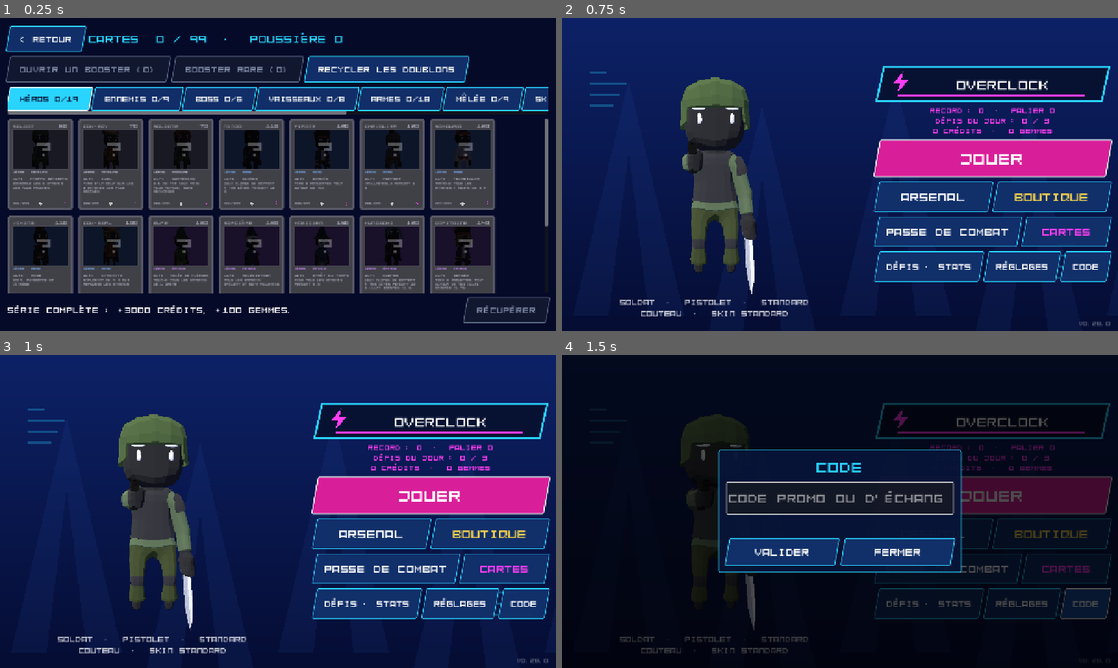
Above: before the commit, frames 1-4 (two rows, left to right).
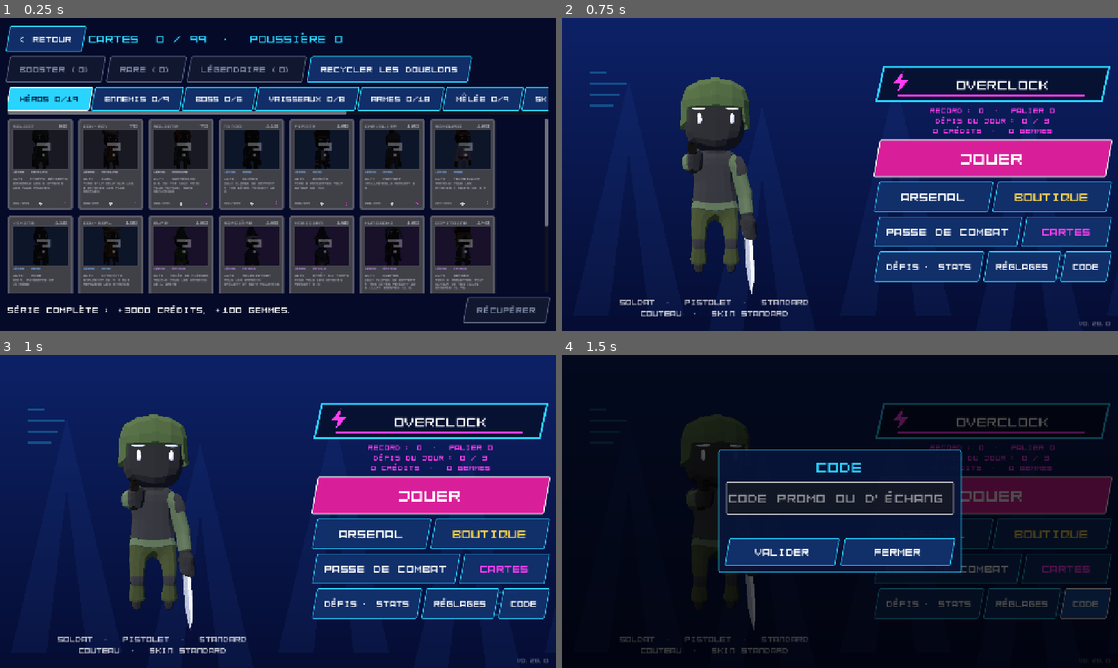
Above: after the commit, the same moments.

Repository: mariusortiz/overclock
Game: Godot game, scene res://scenes/cards.tscn
Same seed, same stepped clock (60 frames per second), same inputs: the game is played once before the commit and once after it. This scene is started directly instead of the project's main scene. Sound files missing from this copy of the repository are replaced by a short silence.
Inputs:
- Up to frame 1 (0.25 s): no input
- Up to frame 2 (0.75 s): click "< RETOUR" at 0.5 s
- Up to frame 3 (1 s): no input
- Up to frame 4 (1.5 s): click "CODE" at 1.25 s

The runs differ from the first frame. In frame 1, 1.0% of the frame differs, in the area x 3-85%, y 12-21%; in frame 2, nothing differs; in frame 3, nothing differs; in frame 4, nothing differs.

Commit message:
Cards: a legendary booster, legendary or better one time in two
Sold 20 000 credits or 1500 gems; its last card is legendary or better
one time in two, rare or epic otherwise. Purple pack, its own button in
the album.

Co-Authored-By: Claude Opus 5.5 <noreply@anthropic.com>
Claude-Session: https://claude.ai/code/session_01TMrhLU8C9hMQ3DU14F1G1z

Diff:
--- a/scripts/booster_pack.gd
+++ b/scripts/booster_pack.gd
@@ -81,11 +81,21 @@
 
 
 func _color() -> Color:
-	return Color(0.55, 0.38, 0.05) if kind == "rare" else Color(0.07, 0.12, 0.38)
+	match kind:
+		"rare":
+			return Color(0.55, 0.38, 0.05)
+		"legend":
+			return Color(0.4, 0.05, 0.42)
+	return Color(0.07, 0.12, 0.38)
 
 
 func _accent() -> Color:
-	return GOLD if kind == "rare" else CYAN
+	match kind:
+		"rare":
+			return GOLD
+		"legend":
+			return MAGENTA
+	return CYAN
 
 
 # --- Tearing ------------------------------------------------------------------
@@ -146,7 +156,7 @@
 	var sparks := CPUParticles2D.new()
 	sparks.one_shot = true
 	sparks.explosiveness = 0.85
-	sparks.amount = 60 if kind == "rare" else 40
+	sparks.amount = 40 if kind == "standard" else 70
 	sparks.lifetime = 0.8
 	sparks.position = Vector2(size.x / 2.0, size.y * TEAR_LINE)
 	sparks.emission_shape = CPUParticles2D.EMISSION_SHAPE_RECTANGLE
@@ -202,7 +212,7 @@
 		bolt.append(center + point * size.x * 0.22)
 	_body.draw_colored_polygon(bolt, MAGENTA)
 	_centered(_body, "OVERCLOCK", Vector2(size.x / 2.0, size.y * 0.3), size.x * 0.11, Color.WHITE)
-	_centered(_body, "BOOSTER RARE" if kind == "rare" else "BOOSTER", Vector2(size.x / 2.0, size.y * 0.78), size.x * 0.085, _accent())
+	_centered(_body, {"rare": "BOOSTER RARE", "legend": "LÉGENDAIRE"}.get(kind, "BOOSTER"), Vector2(size.x / 2.0, size.y * 0.78), size.x * 0.085, _accent())
 	_centered(_body, "%d CARTES" % Cards.CARDS_PER_BOOSTER, Vector2(size.x / 2.0, size.y * 0.86), size.x * 0.06, Color(1, 1, 1, 0.8))
 	# The hint arrow, until the tear starts.
 	if _progress < 1.0:
--- a/scripts/card_album.gd
+++ b/scripts/card_album.gd
@@ -78,6 +78,7 @@
 			and (OS.is_debug_build() or OS.has_feature("web")):
 		Cards.give_booster("standard", 3)
 		Cards.give_booster("rare", 3)
+		Cards.give_booster("legend", 3)
 		_refresh()
 
 
@@ -98,10 +99,10 @@
 	title.vertical_alignment = VERTICAL_ALIGNMENT_CENTER
 	_top.add_child(title)
 	var pending := Cards.boosters()
-	var open_standard := _button(_actions, "OUVRIR UN BOOSTER (%d)" % pending.get("standard", 0), _open.bind("standard"), CYAN)
-	open_standard.disabled = pending.get("standard", 0) <= 0
-	var open_rare := _button(_actions, "BOOSTER RARE (%d)" % pending.get("rare", 0), _open.bind("rare"), GOLD)
-	open_rare.disabled = pending.get("rare", 0) <= 0
+	for kind: Array in [["standard", "BOOSTER", CYAN], ["rare", "RARE", GOLD], ["legend", "LÉGENDAIRE", MAGENTA]]:
+		var count: int = pending.get(kind[0], 0)
+		var open := _button(_actions, "%s (%d)" % [kind[1], count], _open.bind(kind[0]), kind[2])
+		open.disabled = count <= 0
 	_button(_actions, "RECYCLER LES DOUBLONS", _recycle)
 
 	for index in Cards.SERIES.size():
@@ -283,10 +284,10 @@
 		return
 	var box := _open_overlay()
 	var title := Label.new()
-	title.text = "BOOSTER RARE" if kind == "rare" else "BOOSTER"
+	title.text = {"rare": "BOOSTER RARE", "legend": "BOOSTER LÉGENDAIRE"}.get(kind, "BOOSTER")
 	title.horizontal_alignment = HORIZONTAL_ALIGNMENT_CENTER
 	title.add_theme_font_size_override("font_size", 34)
-	title.add_theme_color_override("font_color", GOLD if kind == "rare" else CYAN)
+	title.add_theme_color_override("font_color", {"rare": GOLD, "legend": MAGENTA}.get(kind, CYAN))
 	box.add_child(title)
 	var hint := Label.new()
 	hint.text = "Glisse sur le pointillé pour ouvrir"
--- a/scripts/cards.gd
+++ b/scripts/cards.gd
@@ -156,8 +156,9 @@
 ]
 
 const SAVE_KEY := "cards"
-## Boosters waiting to be opened: "standard" (any rarity) and "rare" (its
-## last card rare or better).
+## Boosters waiting to be opened: "standard" (any rarity), "rare" (its
+## last card rare or better) and "legend" (its last card legendary or better
+## one time in two, rare or better otherwise; sold dear in the shop).
 const BOOSTERS_KEY := "boosters"
 const DUST_KEY := "card_dust"
 const CLAIMED_KEY := "card_series_claimed"
@@ -319,29 +320,46 @@
 	SaveData.save_progress(BOOSTERS_KEY, pending)
 	var drawn: Array[Dictionary] = []
 	for slot in CARDS_PER_BOOSTER:
-		var lowest := Rarity.RARE if kind == "rare" and slot == CARDS_PER_BOOSTER - 1 else Rarity.COMMON
-		var card := _draw(lowest)
+		var lowest := Rarity.COMMON
+		var highest := Rarity.MYTHIC
+		if slot == CARDS_PER_BOOSTER - 1:
+			if kind == "rare":
+				lowest = Rarity.RARE
+			elif kind == "legend":
+				# One time in two legendary or better; otherwise rare or epic.
+				if randf() < LEGEND_CHANCE:
+					lowest = Rarity.LEGENDARY
+				else:
+					lowest = Rarity.RARE
+					highest = Rarity.EPIC
+		var card := _draw(lowest, highest)
 		add(card.id)
 		drawn.append(card)
 	return drawn
 
 
+## Chance that a legendary booster's last card is legendary or better.
+const LEGEND_CHANCE := 0.5
+
+
 ## A random card of rarity `lowest` or above, by the rarities' weights.
-static func _draw(lowest: Rarity) -> Dictionary:
+static func _draw(lowest: Rarity, highest := Rarity.MYTHIC) -> Dictionary:
 	var total := 0.0
 	for rarity: Rarity in RARITY:
-		if rarity >= lowest:
+		if rarity >= lowest and rarity <= highest:
 			total += RARITY[rarity].weight
 	var roll := randf() * total
 	var chosen := lowest
 	for rarity: Rarity in RARITY:
-		if rarity < lowest:
+		if rarity < lowest or rarity > highest:
 			continue
 		roll -= RARITY[rarity].weight
 		if roll <= 0.0:
 			chosen = rarity
 			break
 	var pool := CATALOG.filter(func(card: Dictionary) -> bool: return card.rarity == chosen)
+	if pool.is_empty():
+		pool = CATALOG.filter(func(card: Dictionary) -> bool: return card.rarity == lowest)
 	return pool.pick_random()
 
 
--- a/scripts/menu.gd
+++ b/scripts/menu.gd
@@ -54,7 +54,7 @@
 	$Right/Box/PassRow/Pass.pressed.connect(get_tree().change_scene_to_file.bind(PASS_SCENE), CONNECT_DEFERRED)
 	$Right/Box/PassRow/Cards.pressed.connect(get_tree().change_scene_to_file.bind(CARDS_SCENE), CONNECT_DEFERRED)
 	var waiting: Dictionary = Cards.boosters()
-	var boosters: int = waiting.get("standard", 0) + waiting.get("rare", 0)
+	var boosters: int = waiting.get("standard", 0) + waiting.get("rare", 0) + waiting.get("legend", 0)
 	if boosters > 0:
 		$Right/Box/PassRow/Cards.text = "CARTES (%d)" % boosters
 	$Right/Box/Row/Settings.pressed.connect(func() -> void: _settings_panel.visible = true)
--- a/scripts/promo_codes.gd
+++ b/scripts/promo_codes.gd
@@ -79,7 +79,8 @@
 	for kind: String in boosters:
 		Cards.give_booster(kind, boosters[kind])
 		var plural := "s" if boosters[kind] > 1 else ""
-		given.append("%d booster%s%s" % [boosters[kind], plural, (" rare" + plural) if kind == "rare" else ""])
+		var adjective: String = {"rare": " rare", "legend": " légendaire"}.get(kind, "")
+		given.append("%d booster%s%s" % [boosters[kind], plural, (adjective + plural) if adjective != "" else ""])
 	if reward.get("pass_complete", false):
 		var all_tiers := 0
 		for tier in range(1, BattlePass.REWARDS.size() + 1):
--- a/scripts/shop_screen.gd
+++ b/scripts/shop_screen.gd
@@ -25,6 +25,8 @@
 		"text": "3 cartes de toutes raretés."},
 	{"booster": "rare", "name": "BOOSTER RARE", "credits": 1200, "gems": 90,
 		"text": "3 cartes, dont une rare ou mieux."},
+	{"booster": "legend", "name": "BOOSTER LÉGENDAIRE", "credits": 20000, "gems": 1500,
+		"text": "3 cartes, dont une sur deux légendaire ou mieux (sinon rare ou mieux)."},
 ]
 
 var _tab := 0
